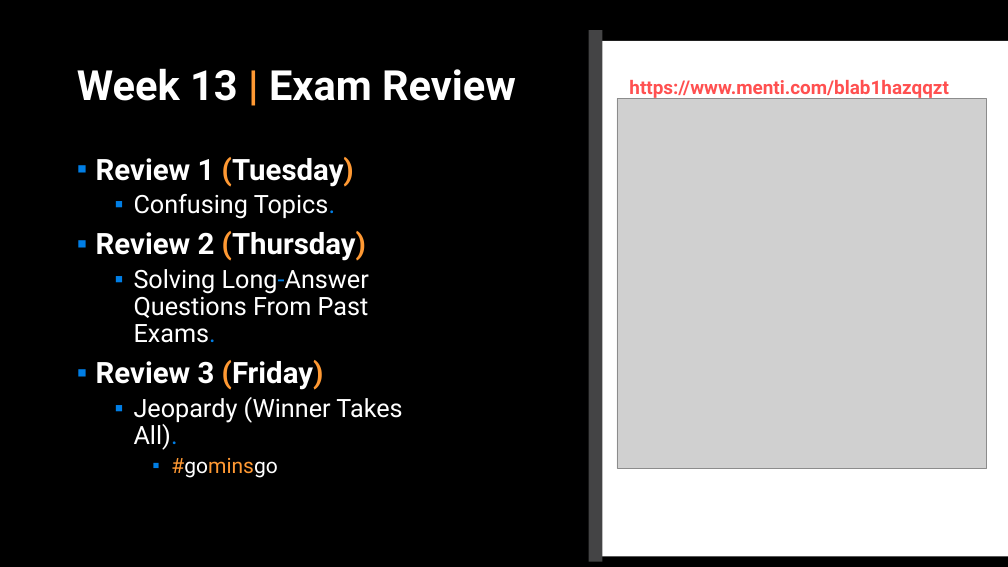
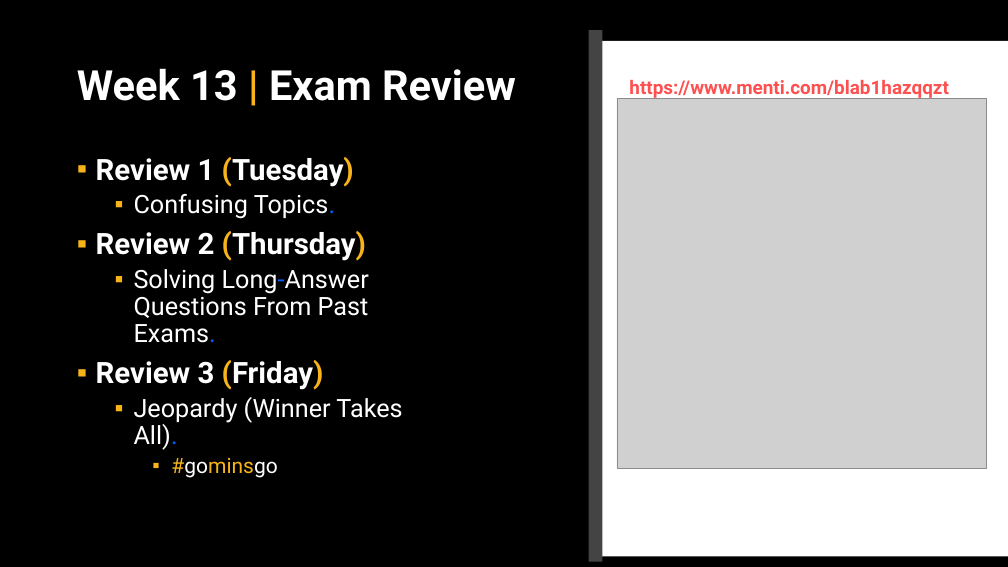
Before and after one commit to APS106/APS106-winter-2024-kinsella-goodfellow, a slide deck: slide 3 of lectures/week12/lecture2/slides/week12_lecture2.pptx (slide 154 before the commit). Drawn at 1008x567 pixels with LibreOffice and Linux fonts; fonts in the diff are those of the drawing; grey boxes stand for pictures; background and template pictures are left out. Boxes give left, top, right and bottom in pixels: in the first picture for what was removed or moved away, otherwise in the second. Text is boxed around its words. In the diff, an @@ line names an element or a change of style, - is before the commit and + after.

```diff
--- a/lectures/week12/lecture2/slides/week12_lecture2.pptx
+++ b/lectures/week12/lecture2/slides/week12_lecture2.pptx
@@ title "Week 13 | Exam Review" at bbox=[77, 68, 516, 101]: text colour #FF9933 to #F7B41A in "|" @@
@@ text "Review 1 (Tuesday)" at bbox=[96, 157, 402, 478]: text colour #FF9933 to #F7B41A in "(Tuesday)", "(Thursday)", "(Friday)", "#gominsgo"; text colour #017EE5 to #0061FF in "Topics.", "Long-Answer Exams.", "All)."; bullet colour #007EE5 to #F7B41A @@
```
Also in this commit, not shown: 2 other slides changed, 1 slide added, 152 slides removed, 7 other files.
